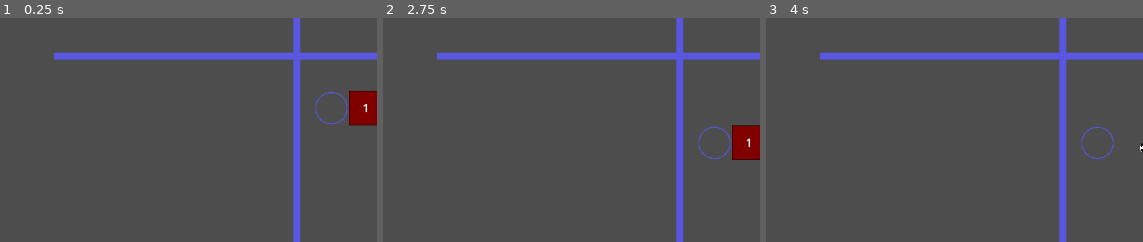
Above: before the commit, frames 1-3 (left to right).
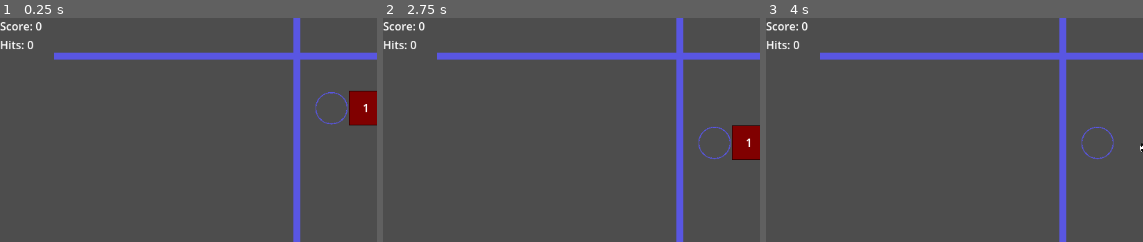
Above: after the commit, the same moments.

Repository: astrowild99/godot-bouncing-ball-game
Game: Godot game, scene res://scenes/game.tscn
The game is run twice, just before and just after one commit, with the same random seed, the same clock (stepped at 60 frames per second) and the same inputs.
Inputs:
- Up to frame 1 (0.25 s): no input
- Up to frame 2 (2.75 s): tap Enter (ui_accept) at 0.5, 0.77, 1.25, 1.52, 2 s; hold Right (ui_right) 0.53-1.28 s; hold Left (ui_left) 1.28-2.03 s; hold Right (ui_right) from 2.03 s (still down)
- Up to frame 3 (4 s): tap Enter (ui_accept) at 3.02, 3.77 s; release Right (ui_right) at 3.53 s; hold Left (ui_left) from 3.53 s (still down)
The pictures show only the part of the screen within x 0-50%, y 0-50%; the shares and areas given below are measured in that part.

The runs differ from the first frame. In frame 1, 0.4% of the frame differs, in the area x 0-12%, y 1-14%; in frame 2, 0.4%; in frame 3, 0.4%.

Commit message:
game over implemented

Diff:
--- a/scenes/game.tscn
+++ b/scenes/game.tscn
@@ -19,4 +19,17 @@
 ball_scene = ExtResource("2_tytcf")
 metadata/_edit_group_ = true
 
+[node name="GUI" type="VBoxContainer" parent="."]
+offset_right = 40.0
+offset_bottom = 40.0
+
+[node name="Score" type="Label" parent="GUI"]
+layout_mode = 2
+text = "Score: 0"
+
+[node name="Hits" type="Label" parent="GUI"]
+layout_mode = 2
+text = "Hits: 0"
+
+[connection signal="field_exceeded" from="." to="." method="_on_field_exceeded"]
 [connection signal="shooting_done" from="Cannon" to="." method="_on_cannon_shooting_done"]
--- a/script/bonus.gd
+++ b/script/bonus.gd
@@ -12,9 +12,10 @@
 	field_position_x = position_x
 	field_position_y = position_y
 
-func scroll(len: float):
+func scroll(len: float) -> int:
 	field_position_y += 1
 	position.y += len
+	return field_position_y
 
 # Called when the node enters the scene tree for the first time.
 func _ready():
--- a/script/game.gd
+++ b/script/game.gd
@@ -82,7 +82,9 @@
 func scroll_field():
 	for t in tiles_array:
 		if t != null:
-			t.scroll(tile_len)
+			var new_val = t.scroll(tile_len)
+			if new_val > field_tile_height:
+				field_exceeded.emit()
 
 func generate_walls():
 	var top_wall: Wall = wall_scene.instantiate()
@@ -118,3 +120,8 @@
 
 func _on_bonus_bonus():
 	cannon.max_bullets += 1
+
+
+func _on_field_exceeded():
+	print("game over")
+	get_tree().quit()
--- a/script/tile.gd
+++ b/script/tile.gd
@@ -28,9 +28,10 @@
 	field_position_y = position_y
 	print_missing_shots()
 
-func scroll(len: float):
+func scroll(len: float) -> int:
 	field_position_y += 1
 	position.y += len
+	return field_position_y
 
 # Called every frame. 'delta' is the elapsed time since the previous frame.
 func _process(delta):
